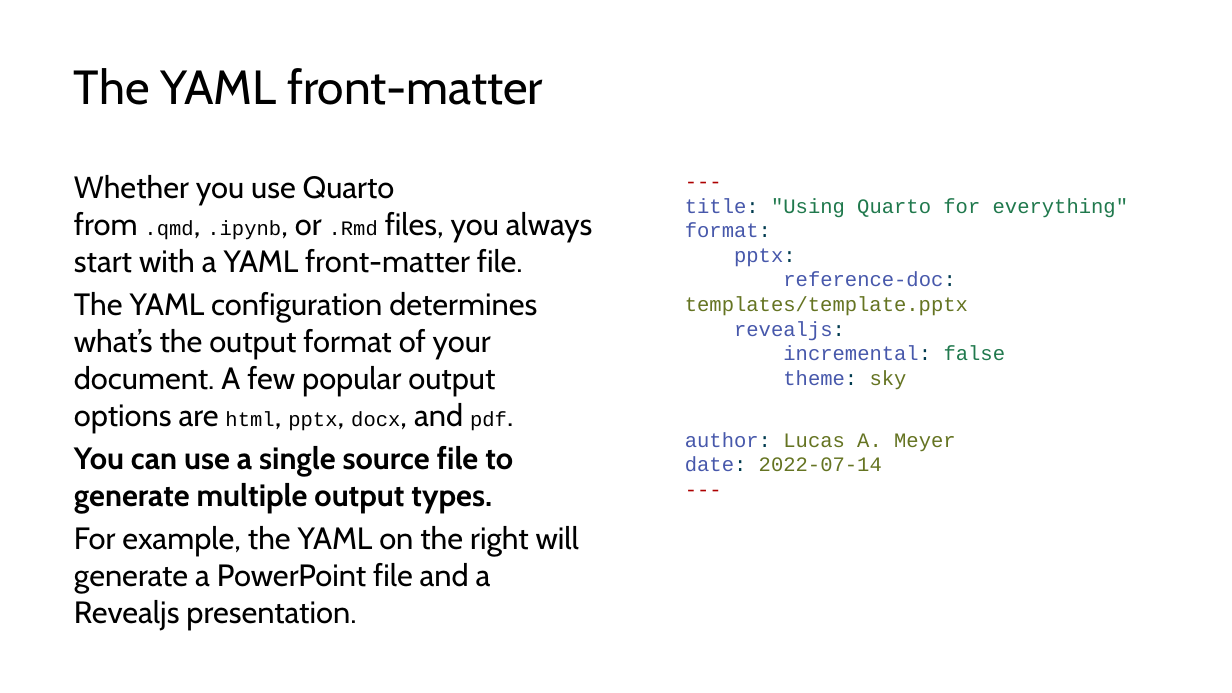
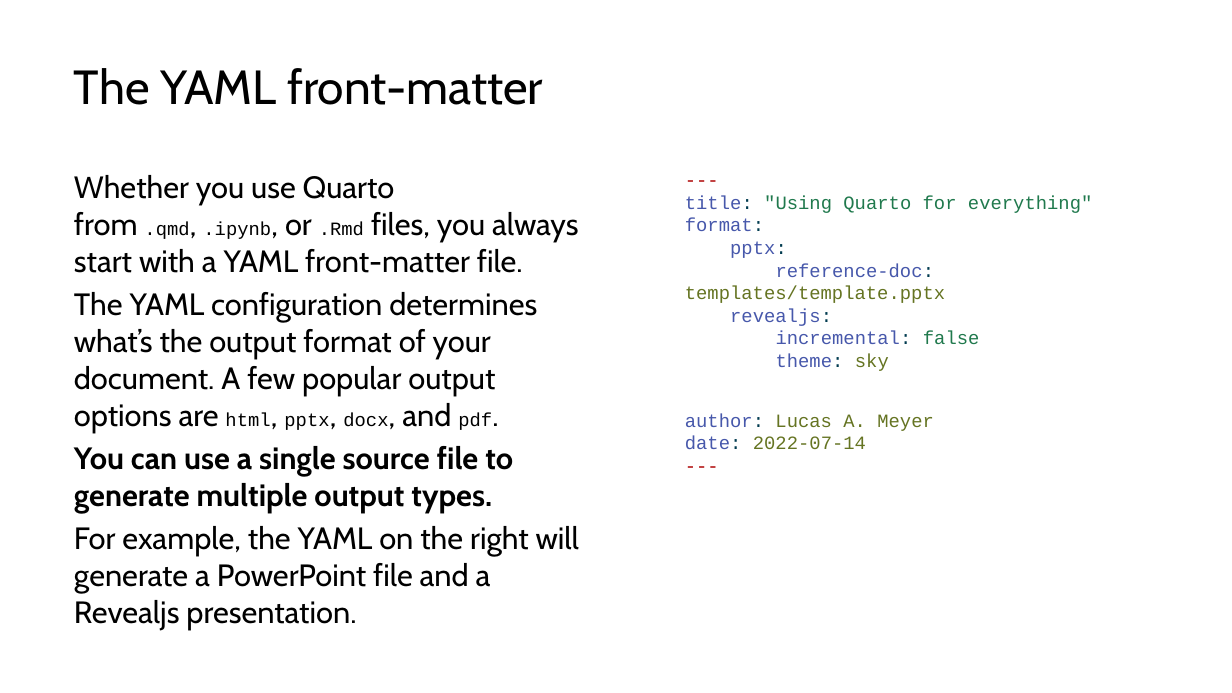
Before and after one commit to lucas-a-meyer/using-quarto, a slide deck: slide 10 of docs/presentation.pptx. Drawn at 1232x693 pixels with LibreOffice and Linux fonts; fonts in the diff are those of the drawing. Boxes give left, top, right and bottom in pixels: in the first picture for what was removed or moved away, otherwise in the second. Text is boxed around its words. In the diff, an @@ line names an element or a change of style, - is before the commit and + after.

```diff
--- a/docs/presentation.pptx
+++ b/docs/presentation.pptx
@@ text at bbox=[74, 175, 578, 433]: size 12 to 11 pt in ".qmd, .ipynb, .Rmd", "html, pptx, docx, pdf." @@
@@ text "--- title: "Using Quarto for ..." at bbox=[685, 196, 1093, 449]: size 12 to 11 pt @@
```
Also in this commit, not shown: 8 other slides changed, 28 other files.
